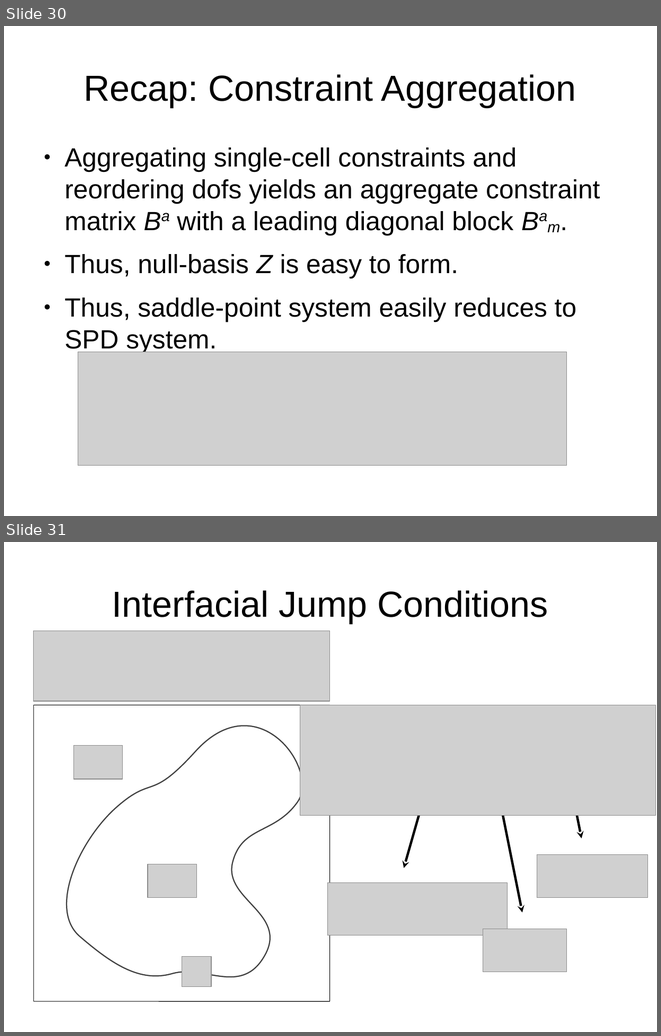
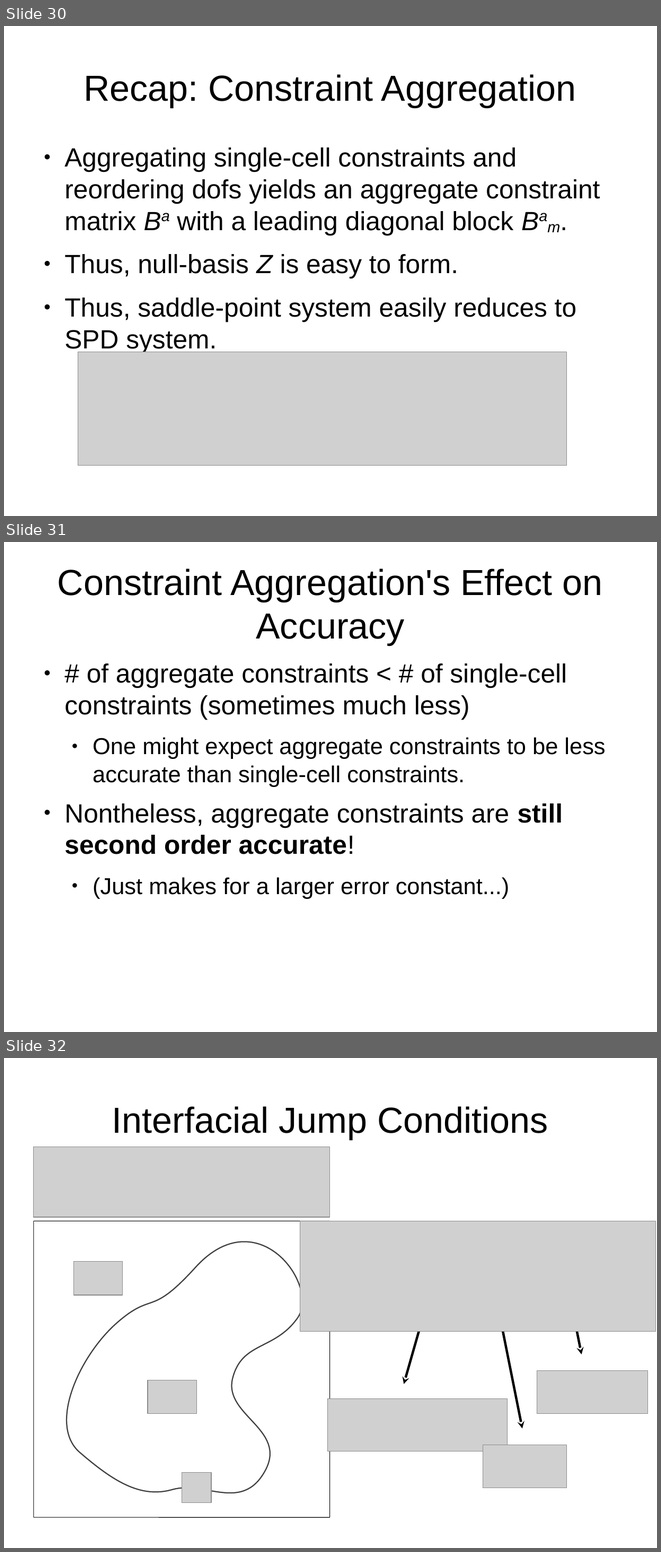
Before and after one commit to jhellrung/documents, a slide deck: presentations/sandia.2011.11.08/slides.odp. Shown one above the other, each under a label of ours: slides 30 and 31 before the commit, slides 30, 31 and 32 after it. The pictures are 661x1036 and 661x1552 pixels, drawn with LibreOffice and Linux fonts; fonts in the diff are those of the drawing; grey boxes stand for pictures. Boxes give left, top, right and bottom in pixels: in the first picture for what was removed or moved away, otherwise in the second. Text is boxed around its words. In the diff, an @@ line names an element or a change of style, - is before the commit and + after.

```diff
--- a/presentations/sandia.2011.11.08/slides.odp
+++ b/presentations/sandia.2011.11.08/slides.odp
@@ slide 31 added at (x1=4, y1=542, x2=657, y2=1032), background #FFFFFF @@
@@ title added at (x1=58, y1=568, x2=602, y2=645), 44 pt, text #000000 @@
+Constraint Aggregation's Effect on Accuracy
@@ text added at (x1=64, y1=663, x2=605, y2=899), 32 pt, text #000000 @@
+● # of aggregate constraints < # of single-cell constraints (sometimes much less)
+  ● One might expect aggregate constraints to be less accurate than single-cell constraints.
+● Nontheless, aggregate constraints are still second order accurate!
+  ● (Just makes for a larger error constant...)
@@ what was slide 31 is now slide 32 @@
```
Also in this commit, not shown: 1 slide changed, 3 other slides added.
